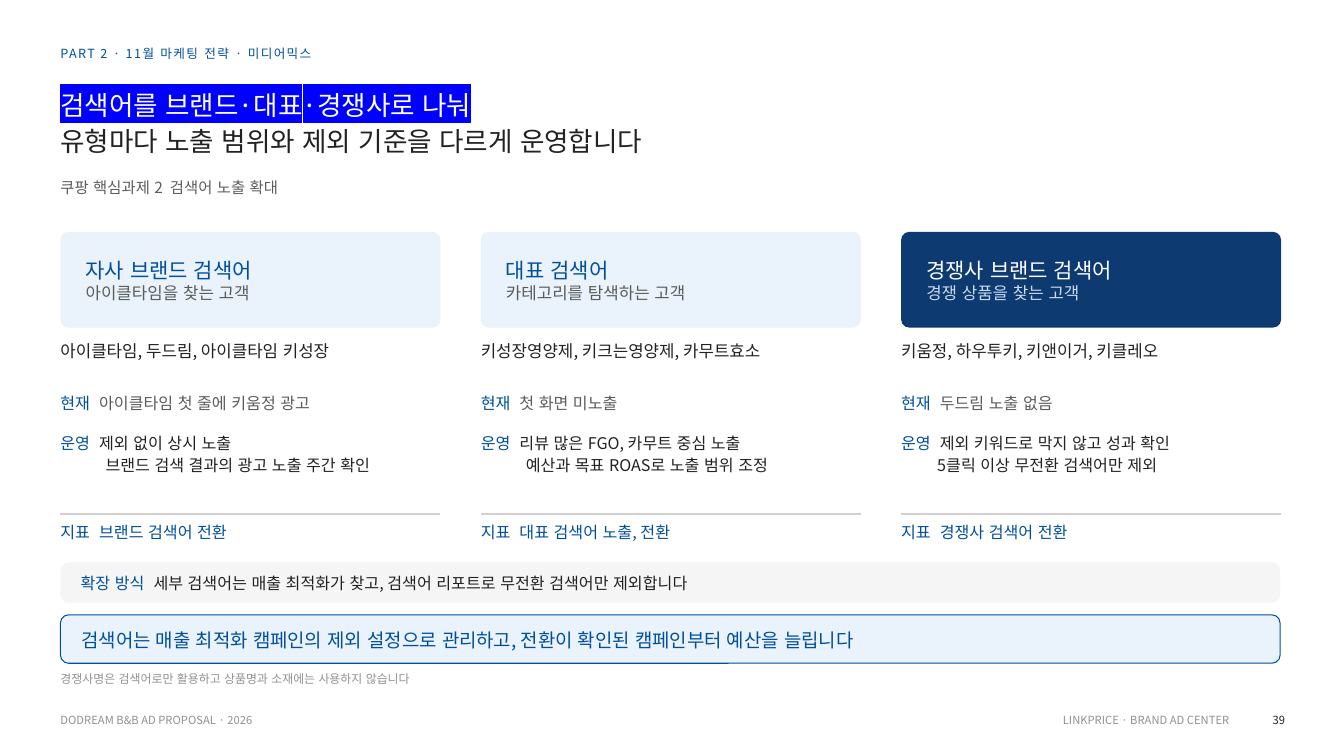
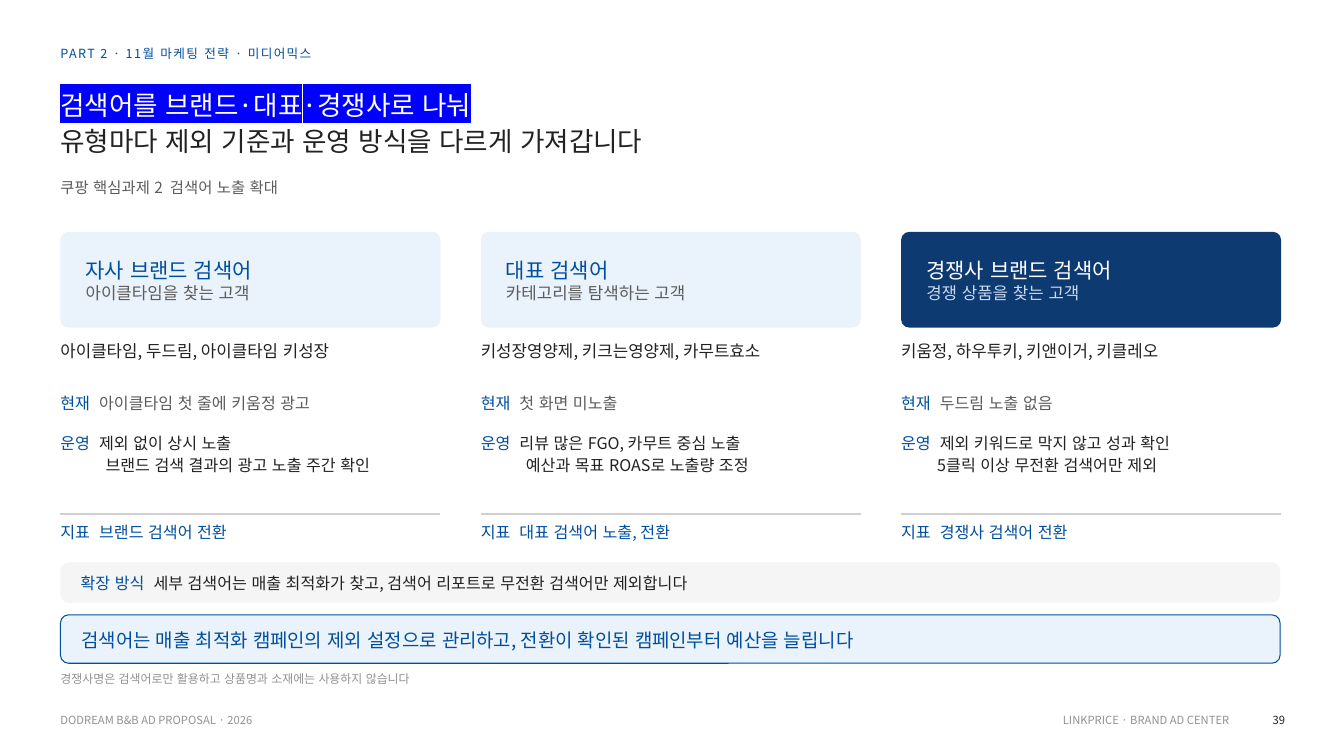
Before and after one commit to sonnet24/mypage, a slide deck: slide 7 of 쿠팡_오픈마켓_11월_261013_취합본.pptx. Drawn at 1344x756 pixels with LibreOffice and Linux fonts; fonts in the diff are those of the drawing. Boxes give left, top, right and bottom in pixels: in the first picture for what was removed or moved away, otherwise in the second. Text is boxed around its words. In the diff, an @@ line names an element or a change of style, - is before the commit and + after.

```diff
--- a/쿠팡_오픈마켓_11월_261013_취합본.pptx
+++ b/쿠팡_오픈마켓_11월_261013_취합본.pptx
@@ text at (x1=60, y1=128, x2=642, y2=153): text changed @@
-유형마다 노출 범위와 제외 기준을 다르게 운영합니다
+유형마다 제외 기준과 운영 방식을 다르게 가져갑니다
@@ text at (x1=526, y1=457, x2=749, y2=473): text changed @@
-예산과 목표 ROAS로 노출 범위 조정
+예산과 목표 ROAS로 노출량 조정
```
Also in this commit, not shown: 3 other slides changed.
